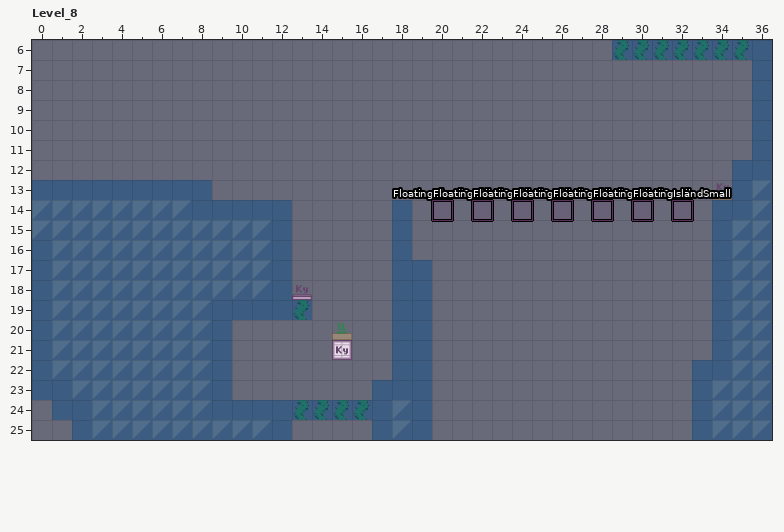
Two versions of a level (LDtk project, assets/data/tilestest2.ldtk). That is the earlier state.
Cells are 60x60 px. Shown: Level_8 x 0..36, y 6..25. The commit also changed other parts of the map, which this record leaves out.
After the commit:
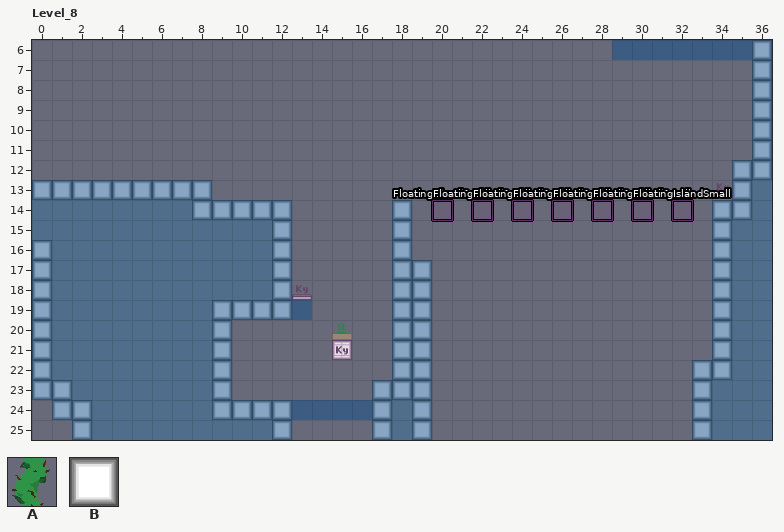
Key: from "Tilestest": A 9; from "Tilestest2": B 0.
_ is an empty cell, . an unchanged one.
Edits made:
--- layer "Tiles"
@@ x 0..36 @@
- 6 .............................AAAAAAA_
- 7 ...................................._
- 8 ...................................._
- 9 ...................................._
-10 ...................................._
-11 ...................................._
-12 ...................................__
-13 _________.........................._.
-14 ........_____....._...............__.
-15 ............_....._..............._..
-16 _..........._....._..............._..
-17 _..........._.....__.............._..
-18 _..........._.....__.............._..
-19 _........____A....__.............._..
-20 _........_........__.............._..
-21 _........_........__.............._..
-22 _........_........__.............__..
-23 __......._.......___............._...
-24 .__......____AAAA_._............._...
-25 .._........._...._._............._...
+ 6 ............................._______B
+ 7 ....................................B
+ 8 ....................................B
+ 9 ....................................B
+10 ....................................B
+11 ....................................B
+12 ...................................BB
+13 BBBBBBBBB..........................B.
+14 ........BBBBB.....B...............BB.
+15 ............B.....B...............B..
+16 B...........B.....B...............B..
+17 B...........B.....BB..............B..
+18 B...........B.....BB..............B..
+19 B........BBBB_....BB..............B..
+20 B........B........BB..............B..
+21 B........B........BB..............B..
+22 B........B........BB.............BB..
+23 BB.......B.......BBB.............B...
+24 .BB......BBBB____B.B.............B...
+25 ..B.........B....B.B.............B...
